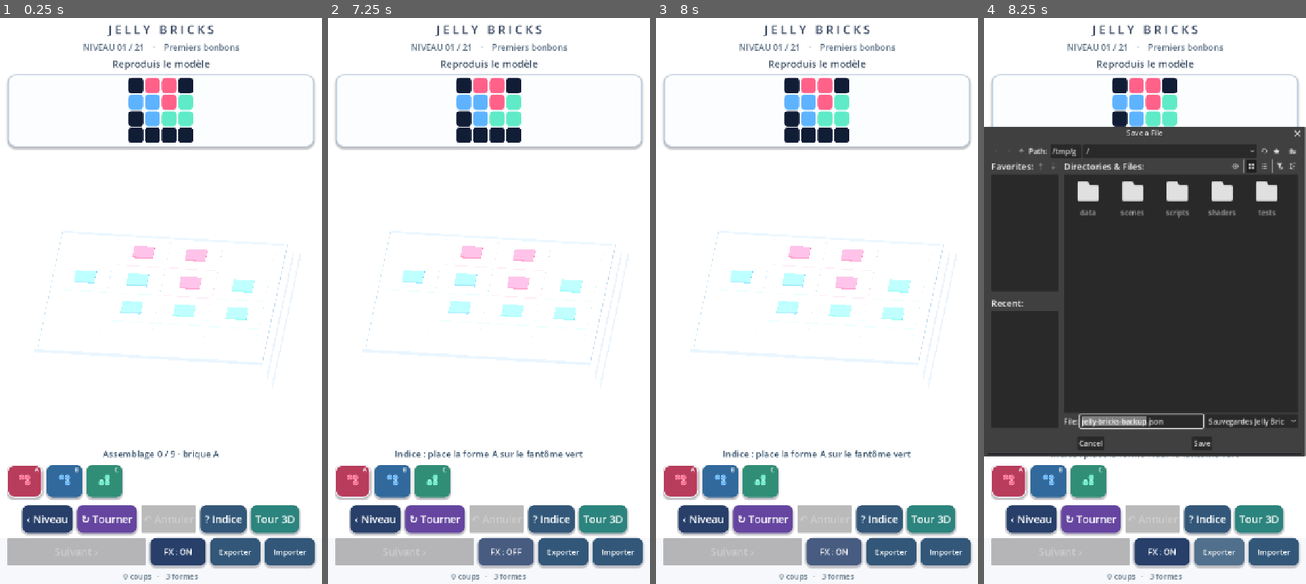
Above: before the commit, frames 1-4 (left to right).
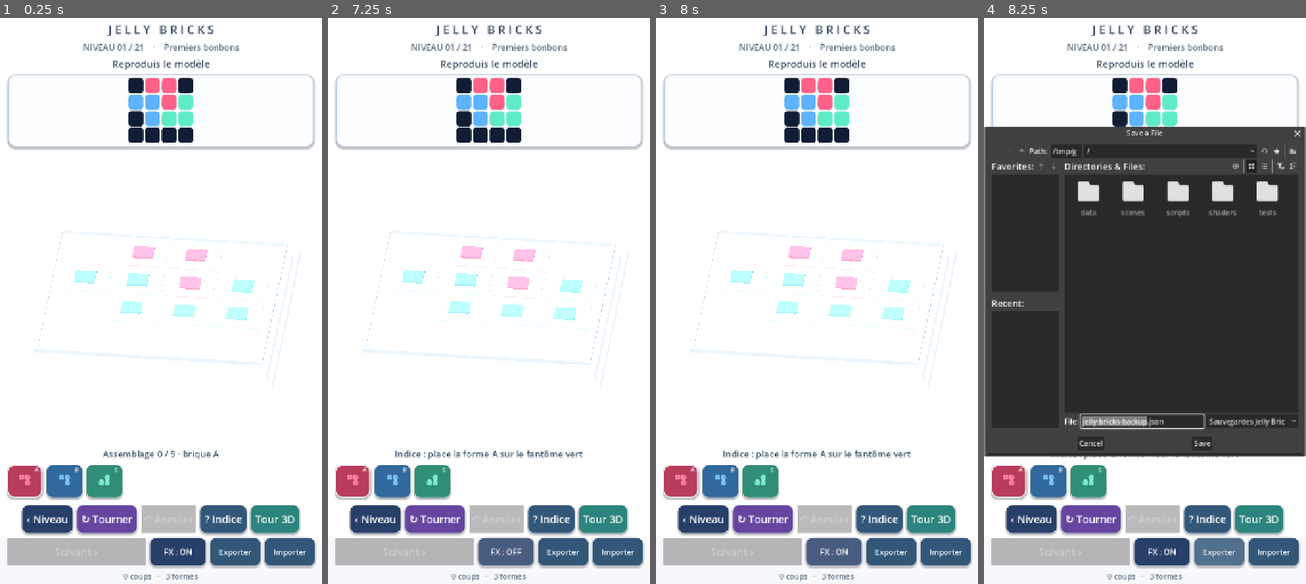
Above: after the commit, the same moments.

Repository: dbrckk/Jelly-bricks
Game: Godot game, scene res://scenes/main.tscn
Same seed, same stepped clock (60 frames per second), same inputs: the game is played once before the commit and once after it.
Inputs (mouse positions are in pixels of both pictures, inside the frame that each line leads up to):
- Up to frame 1 (0.25 s): no input
- Up to frame 2 (7.25 s): click (353, 482) at 0.52 s; click (392, 482) at 1.27 s; click (431, 482) at 2.02 s; click "‹ Niveau" at 2.75 s; click "↻ Tourner" at 3.5 s; click "? Indice" at 4.25 s; click "Tour 3D" at 5 s; click "‹ Puzzles" at 5.75 s; click "FX : ON" at 6.5 s
- Up to frame 3 (8 s): click "FX : OFF" at 7.25 s
- Up to frame 4 (8.25 s): click "Exporter" at 8 s

Frames 1-3 are identical in both runs. In frame 4, 1.2% of the frame differs, in the area x 0-97%, y 19-78%.

Commit message:
feat(gallery): enhance grounded gel caustics only in product-photo mode without extra GPU draws

Diff:
--- a/native-godot/scripts/stack_mode.gd
+++ b/native-godot/scripts/stack_mode.gd
@@ -202,6 +202,9 @@
     caustic_batch.multimesh = caustic_instances
     var caustic_paint := ShaderMaterial.new()
     caustic_paint.shader = preload("res://shaders/studio_caustics.gdshader")
+    # Match subdued construction light and richer photographic caustics.
+    # There is still only ONE persistent instanced light-transmission draw.
+    caustic_paint.set_shader_parameter("transmission_energy", .74)
     caustic_batch.material_override = caustic_paint
     caustic_batch.cast_shadow = GeometryInstance3D.SHADOW_CASTING_SETTING_OFF
     scene_root.add_child(caustic_batch)
@@ -524,6 +527,9 @@
     # This is one already-shared ShaderMaterial, never an extra draw call.
     contact_material.set_shader_parameter("strength",
         .44 if enabled else .35)
+    var caustic_paint: ShaderMaterial = caustic_batch.material_override
+    caustic_paint.set_shader_parameter("transmission_energy",
+        1.0 if enabled else .74)
     if enabled:
         photo_floor_before = cyclorama.position.y
         cyclorama.position.y = -.30
